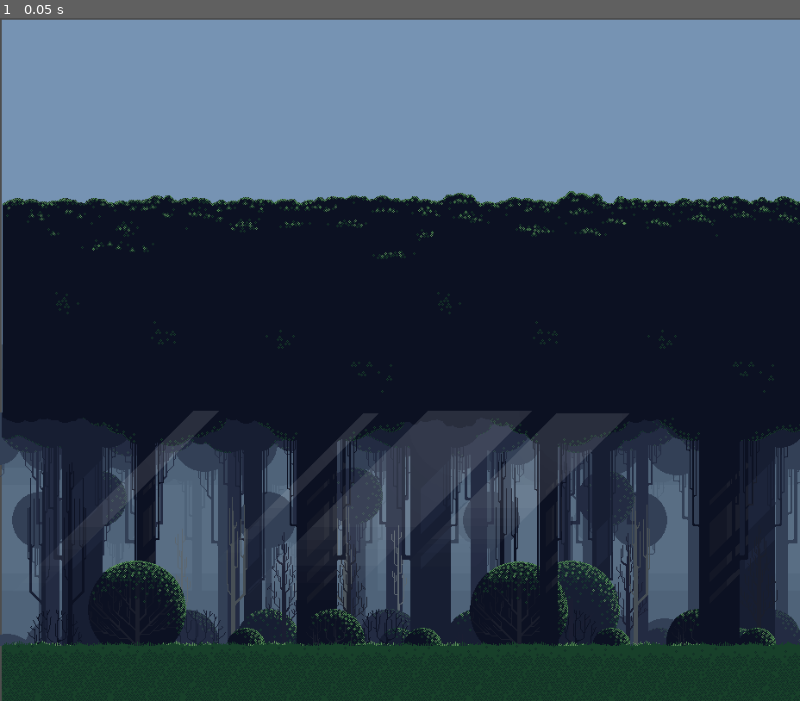
Above: before the commit, frame 1.
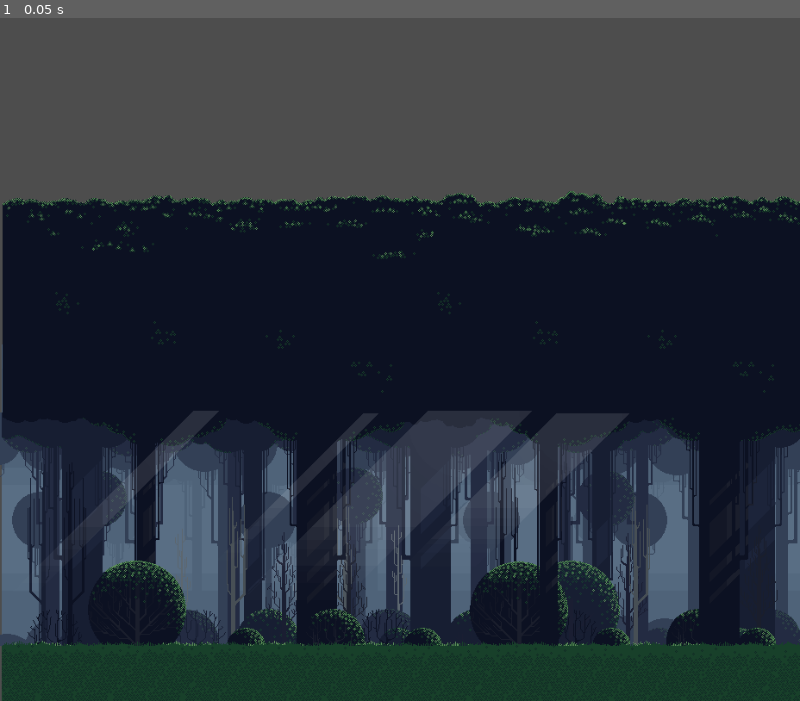
Above: after the commit, the same moment.

Repository: paper7grid/Midnight-Escape
Game: Godot game, scene res://Scenes/bg.tscn
Two runs of this game, one before a commit and one after it. Both use one fixed random seed, a clock stepped at 60 frames per second and the inputs below.
Inputs:
- Up to frame 1 (0.05 s): no input

The runs differ from the first frame. In frame 1, 26% of the frame differs, in the area x 0-100%, y 0-48%.

Commit message:
Main game + editing

Diff:
--- a/midnight-escape/Scenes/bg.tscn
+++ b/midnight-escape/Scenes/bg.tscn
@@ -15,6 +15,7 @@
 [node name="Bg" type="ParallaxBackground"]
 
 [node name="Sprite2D" type="Sprite2D" parent="."]
+visible = false
 position = Vector2(2, 2)
 texture = ExtResource("2_mdo6f")
 centered = false
--- /dev/null
+++ b/midnight-escape/Scenes/game.tscn
@@ -0,0 +1,21 @@
+[gd_scene load_steps=4 format=3 uid="uid://cuq2jxob8lvqc"]
+
+[ext_resource type="PackedScene" uid="uid://cghrhu4iqmeop" path="res://Scenes/bg.tscn" id="1_wrm1d"]
+[ext_resource type="PackedScene" uid="uid://bkaurc6m7y8nf" path="res://Scenes/ground.tscn" id="2_3dryh"]
+[ext_resource type="PackedScene" uid="uid://pynd6qyvrub8" path="res://Scenes/skeleton.tscn" id="3_wowpa"]
+
+[node name="Game" type="Node"]
+
+[node name="Bg" parent="." instance=ExtResource("1_wrm1d")]
+
+[node name="Skeleton" parent="." instance=ExtResource("3_wowpa")]
+position = Vector2(74, 538)
+scale = Vector2(3.29, 3.29)
+
+[node name="Ground" parent="." instance=ExtResource("2_3dryh")]
+position = Vector2(-3, -159)
+
+[node name="Camera2D" type="Camera2D" parent="."]
+position = Vector2(461, 398)
+scale = Vector2(1, 0.707569)
+zoom = Vector2(1, 1.7)
--- a/midnight-escape/Scenes/ground.tscn
+++ b/midnight-escape/Scenes/ground.tscn
@@ -6,6 +6,7 @@
 size = Vector2(1593, 42)
 
 [node name="Ground" type="StaticBody2D"]
+position = Vector2(1, -30)
 
 [node name="Sprite2D" type="Sprite2D" parent="."]
 position = Vector2(2, -134)
--- a/midnight-escape/Scenes/skeleton.tscn
+++ b/midnight-escape/Scenes/skeleton.tscn
@@ -1,5 +1,6 @@
-[gd_scene load_steps=42 format=3 uid="uid://pynd6qyvrub8"]
-
+[gd_scene load_steps=43 format=3 uid="uid://pynd6qyvrub8"]
+
+[ext_resource type="Script" uid="uid://dgvmqe4scsql4" path="res://Scripts/skeleton.gd" id="1_5abox"]
 [ext_resource type="Texture2D" uid="uid://bf1m833spj6d" path="res://Assets/Player/Skeleton Idle.png" id="1_sfdtf"]
 [ext_resource type="Texture2D" uid="uid://bv0i62c3f13h6" path="res://Assets/Player/Skeleton Dead.png" id="1_vd5x3"]
 [ext_resource type="Texture2D" uid="uid://b3y32krofq30w" path="res://Assets/Player/Skeleton Walk.png" id="3_pegji"]
@@ -268,15 +269,15 @@
 size = Vector2(21.2, 11.6)
 
 [node name="Skeleton" type="CharacterBody2D"]
+z_index = 1
 scale = Vector2(5, 5)
+script = ExtResource("1_5abox")
 
 [node name="AnimatedSprite2D" type="AnimatedSprite2D" parent="."]
 texture_filter = 1
 sprite_frames = SubResource("SpriteFrames_pxjam")
-animation = &"Walk"
+animation = &"Duck?"
 autoplay = "Idle"
-frame = 7
-frame_progress = 0.578911
 
 [node name="Run_col" type="CollisionShape2D" parent="."]
 position = Vector2(-4, 4)
--- /dev/null
+++ b/midnight-escape/Scripts/skeleton.gd
@@ -0,0 +1,11 @@
+extends CharacterBody2D
+@onready var audio_stream_player_2d: AudioStreamPlayer2D = $AudioStreamPlayer2D
+
+const GRAVITY : int = 4200
+const JUMP_SPEED : int = -1800
+
+func _physics_process(delta):
+	velocity.y += GRAVITY * delta
+	if Input.is_action_just_pressed("ui_accept"):
+		velocity.y = JUMP_SPEED
+		$AudioStreamPlayer2D.play()
Not shown, added: midnight-escape/Scripts/skeleton.gd.uid
